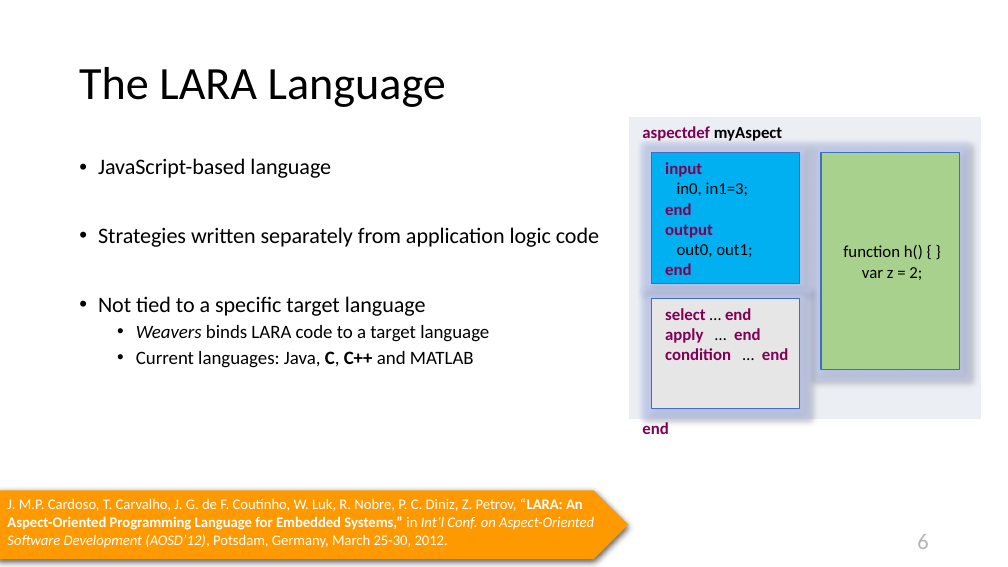
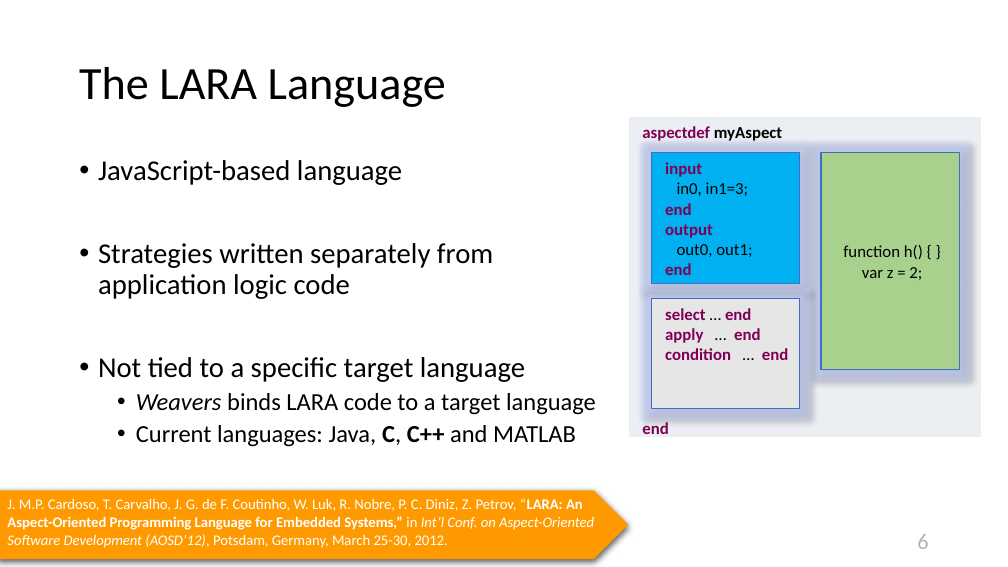
Before and after one commit to specs-feup/specs-lara, a slide deck: slide 6 of 2018-PACT/Clava-Tutorial-Intro.pptx. Drawn at 1008x567 pixels with LibreOffice and Linux fonts; fonts in the diff are those of the drawing. Boxes give left, top, right and bottom in pixels: in the first picture for what was removed or moved away, otherwise in the second. Text is boxed around its words. In the diff, an @@ line names an element or a change of style, - is before the commit and + after.

```diff
--- a/2018-PACT/Clava-Tutorial-Intro.pptx
+++ b/2018-PACT/Clava-Tutorial-Intro.pptx
@@ rectangle "aspectdef myAspect" resized from (x1=628, y1=117, x2=981, y2=419) to (x1=628, y1=117, x2=981, y2=437) @@
@@ text "JavaScript-based language" at (x1=98, y1=160, x2=596, y2=447): size 15.8 to 20.5 pt in "JavaScript-based language", "Strategies written separately from application logic code", "Not tied to a specific target language"; size 13.5 to 17.6 pt in "Weavers binds LARA code to a target ...", "Current languages: Java, C, C++ and MATLAB" @@
```
Also in this commit, not shown: 7 other slides changed, 1 other file.
